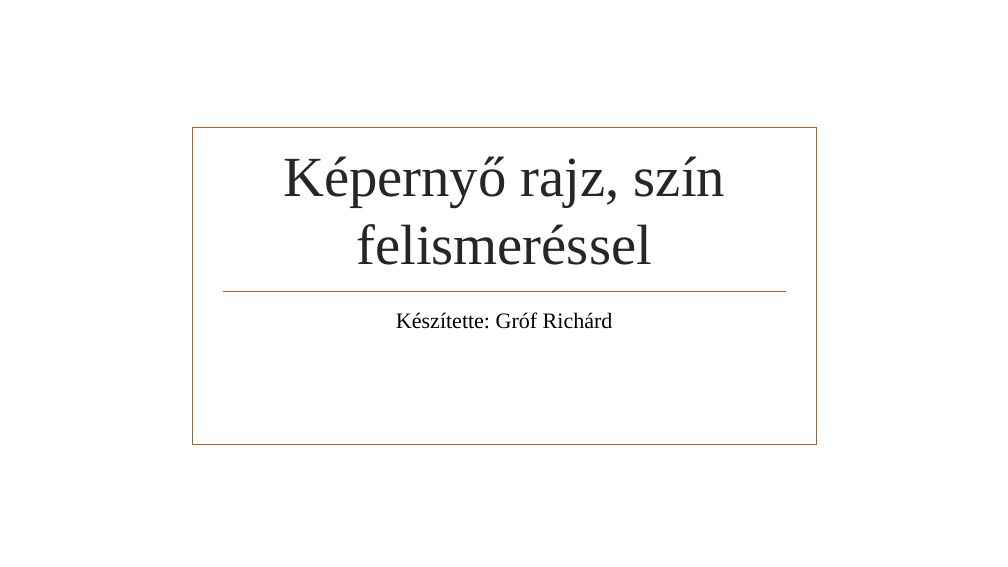
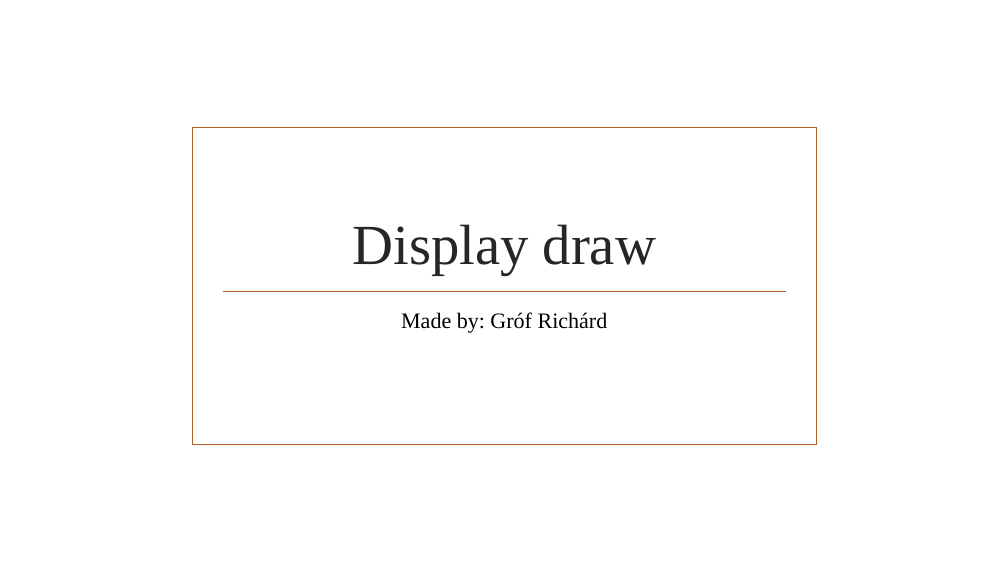
Before and after one commit to MolnarMark-HUN/Project, a slide deck: slide 20 of Projekt prezi ENG.pptx. Drawn at 1008x567 pixels with LibreOffice and Linux fonts; fonts in the diff are those of the drawing; background and template pictures are left out. Boxes give left, top, right and bottom in pixels: in the first picture for what was removed or moved away, otherwise in the second. Text is boxed around its words. In the diff, an @@ line names an element or a change of style, - is before the commit and + after.

```diff
--- a/Projekt prezi ENG.pptx
+++ b/Projekt prezi ENG.pptx
@@ title at [352,224,656,275]: text changed @@
-Képernyő rajz, szín felismeréssel
+Display draw
@@ subtitle at [401,312,608,333]: text changed @@
-Készítette: Gróf Richárd
+Made by: Gróf Richárd
```
Also in this commit, not shown: 9 other slides changed.
